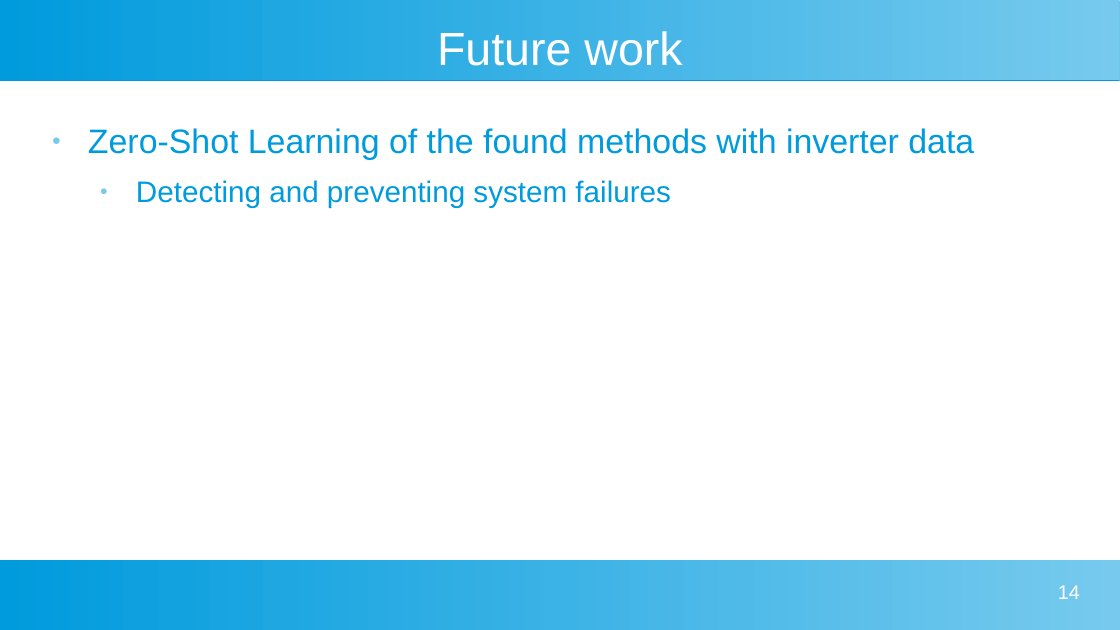
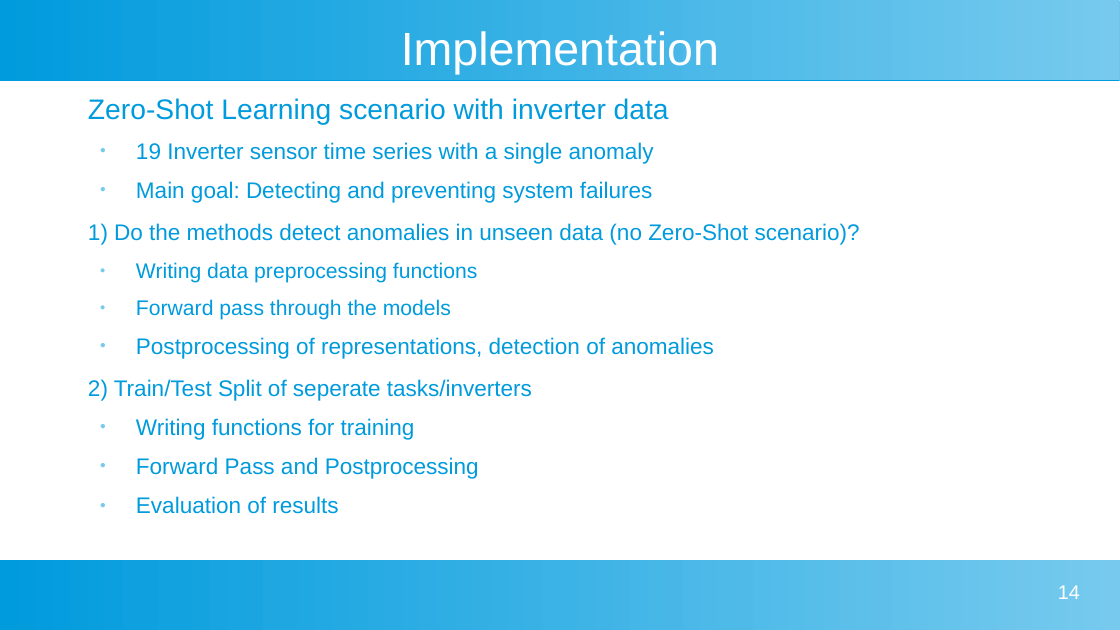
Before and after one commit to johanneshoelker/Smart-Systems-Paper, a slide deck: slide 14 of Presentation/Kolloq.odp. Drawn at 1120x630 pixels with LibreOffice and Linux fonts; fonts in the diff are those of the drawing. Boxes give left, top, right and bottom in pixels: in the first picture for what was removed or moved away, otherwise in the second. Text is boxed around its words. In the diff, an @@ line names an element or a change of style, - is before the commit and + after.

```diff
--- a/Presentation/Kolloq.odp
+++ b/Presentation/Kolloq.odp
@@ title at (x1=401, y1=31, x2=719, y2=74): text changed @@
-Future work
+Implementation
@@ text at (x1=88, y1=98, x2=860, y2=479): text changed; size 24 to 16 pt @@
-● Zero-Shot Learning of the found methods with inverter data
-  ● Detecting and preventing system failures
+Zero-Shot Learning scenario with inverter data
+  ● 19 Inverter sensor time series with a single anomaly
+  ● Main goal: Detecting and preventing system failures
+1) Do the methods detect anomalies in unseen data (no Zero-Shot scenario)?
+  ● Writing data preprocessing functions
+  ● Forward pass through the models
+  ● Postprocessing of representations, detection of anomalies
+2) Train/Test Split of seperate tasks/inverters
+  ● Writing functions for training
+  ● Forward Pass and Postprocessing
+  ● Evaluation of results
```
Also in this commit, not shown: 2 other slides changed, 2 slides added, 1 slide removed, 4 other files.
